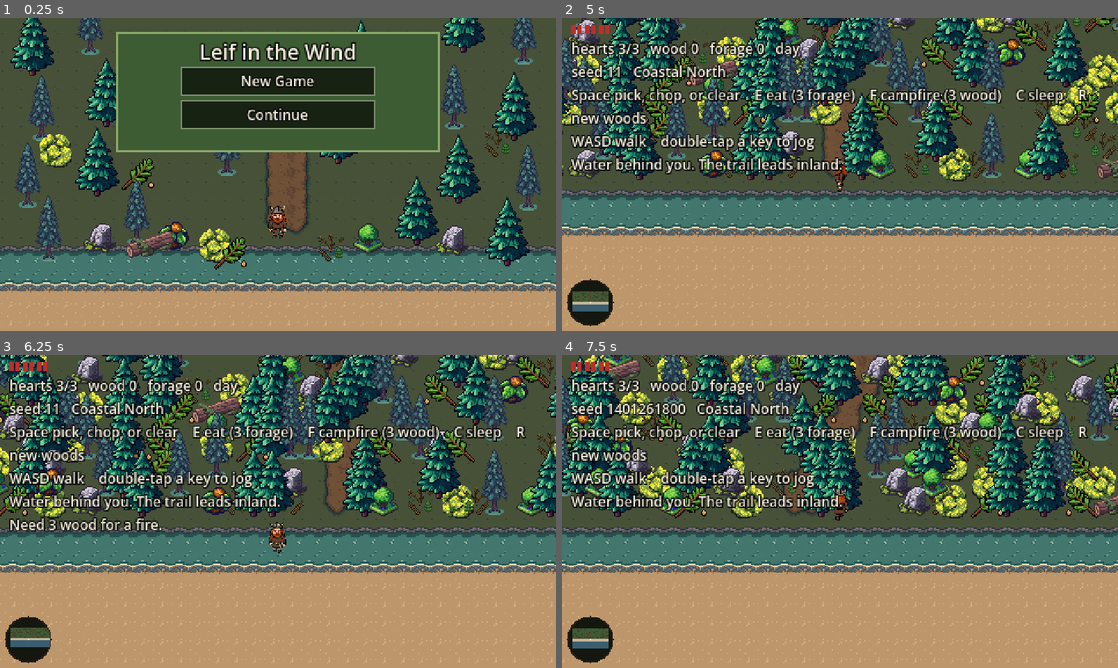
Above: before the commit, frames 1-4 (two rows, left to right).
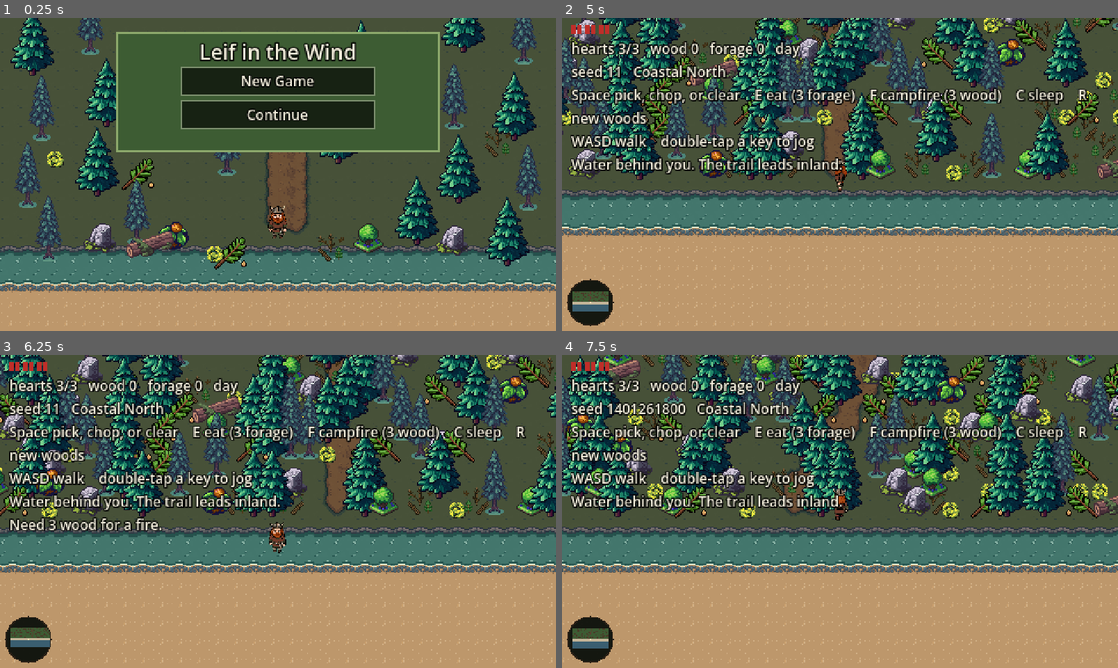
Above: after the commit, the same moments.

Repository: sam-dev-site/leif-in-the-wind
Game: Godot game, scene res://title/title.tscn
Two runs of this game, one before a commit and one after it. Both use one fixed random seed, a clock stepped at 60 frames per second and the inputs below.
Inputs:
- Up to frame 1 (0.25 s): no input
- Up to frame 2 (5 s): click "New Game" at 0.5 s; tap Enter at 1.25 s; hold D 1.28-2.03 s; tap R at 1.35, 4.35 s; tap Space at 1.52, 2.27, 3.77, 4.52 s; hold S 2.03-2.78 s; tap E at 2.1 s; hold D 2.78-3.53 s; tap F at 2.85 s; hold W 3.53-4.28 s; tap C at 3.6 s; hold A from 4.28 s (still down)
- Up to frame 3 (6.25 s): tap E at 5.1 s; tap Space at 5.27 s; release A at 5.78 s; hold S from 5.78 s (still down); tap F at 5.85 s
- Up to frame 4 (7.5 s): release S at 6.53 s; hold D 6.53-7.28 s; tap C at 6.6 s; tap Space at 6.77 s; hold W from 7.28 s (still down); tap R at 7.35 s

The runs differ from the first frame. In frame 1, 0.7% of the frame differs, in the area x 7-42%, y 37-79%; in frame 2, 2.2%; in frame 3, 1.5%; in frame 4, 3.1%, in the area x 4-100%, y 0-53%.

Commit message:
Stamp sphagnum at half size so the yellow cushions sit on the moss under Leif.
Co-authored-by: Cursor <cursoragent@cursor.com>

Diff:
--- a/game/tests/run.gd
+++ b/game/tests/run.gd
@@ -48,6 +48,7 @@
 	_test_title_menu()
 	_test_world_loads_in_slices()
 	_test_sphagnum_cushion_is_whole()
+	_test_sphagnum_is_smaller_than_leif()
 	if _failed > 0:
 		print("FAILED %d" % _failed)
 		quit(1)
@@ -996,6 +997,24 @@
 	_expect(whole, "the bottom-right of the cushion is part of the plant")
 
 
+func _test_sphagnum_is_smaller_than_leif() -> void:
+	print("sphagnum is smaller than leif")
+	var source := load("res://art/coastal_north/clutter_sphagnum.png") as Texture2D
+	_expect(source != null and source.get_width() == 32 and source.get_height() == 32, "the cushion picture stays 32")
+	var chunk := MapChunk.new()
+	var stamp := chunk._stamp_image("clutter", "sphagnum")
+	_expect(stamp != null, "sphagnum stamps onto the ground")
+	if stamp != null and source != null:
+		var drawn := int(round(float(source.get_width()) * MapChunk.SPHAGNUM_SCALE))
+		_expect(stamp.get_width() == drawn and stamp.get_height() == drawn, "the cushion is stamped at half size")
+		_expect(stamp.get_width() <= ChunkGenerator.TILE, "a cushion fits on one tile")
+		_expect(stamp.get_height() < int(64.0 * Player.SPRITE_SCALE), "a cushion is shorter than leif")
+		_expect(stamp.get_pixel(10, 11).a > 0.5, "the bottom-right of the small cushion is still the plant")
+	var needles := chunk._stamp_image("clutter", "needles")
+	_expect(needles != null and needles.get_width() == 32, "needles keep their own size")
+	chunk.free()
+
+
 func _test_world_loads_in_slices() -> void:
 	print("world loads in slices")
 	var world := World.new()
--- a/game/title/title.gd
+++ b/game/title/title.gd
@@ -253,7 +253,7 @@
 	_add_prop(picture, ART_SPRUCE, 312, 64)
 	_add_prop(picture, ART_FIR, 196, 140)
 	_add_prop(picture, ART_SPRUCE, 292, 128)
-	_add_prop(picture, ART_MOSS, 48, 130)
+	_add_prop(picture, ART_MOSS, 48, 130, false, "", MapChunk.SPHAGNUM_SCALE)
 	_add_prop(picture, ART_NEEDLES, 430, 124)
 	_add_prop(picture, ART_BRANCH, 120, 150)
 	# The shore in front of the menu.
@@ -265,14 +265,14 @@
 	_add_prop(picture, ART_ROCK, 390, 208)
 	_add_prop(picture, ART_BAKEAPPLE, 150, 204)
 	_add_prop(picture, ART_BLUEBERRY, 318, 206)
-	_add_prop(picture, ART_MOSS, 186, 212)
+	_add_prop(picture, ART_MOSS, 186, 212, false, "", MapChunk.SPHAGNUM_SCALE)
 	_add_prop(picture, ART_NEEDLES, 286, 214)
 	_add_prop(picture, ART_BRANCH, 200, 218)
 	_add_prop(picture, ART_FALLEN, 130, 210)
 	_add_prop(picture, ART_LEIF, 240, 190, true, "Leif")
 
 
-func _add_prop(parent: Node2D, path: String, x: float, y: float, player_scale: bool = false, node_name: String = "") -> void:
+func _add_prop(parent: Node2D, path: String, x: float, y: float, player_scale: bool = false, node_name: String = "", draw_scale: float = 1.0) -> void:
 	if not ResourceLoader.exists(path):
 		return
 	var tex := load(path) as Texture2D
@@ -287,6 +287,7 @@
 		sprite.offset = Vector2(0, Player.FEET_OFFSET_Y)
 		_leif = sprite
 	else:
+		sprite.scale = Vector2(draw_scale, draw_scale)
 		sprite.offset = Vector2(0, -float(tex.get_height()) * 0.5)
 	sprite.position = Vector2(x, y)
 	if node_name != "":
--- a/game/world/chunk.gd
+++ b/game/world/chunk.gd
@@ -20,6 +20,8 @@
 static var _stamp_cache: Dictionary = {}
 ## Keep the 32×32 ringed stump PNG. Draw it smaller so it fits a tile without flattening the rings.
 const STUMP_SCALE := 0.6
+## Keep the 32×32 cushion. Stamp it at half size so it sits on one tile, under Leif.
+const SPHAGNUM_SCALE := 0.5
 
 
 func use_wang(shared: WangTiles) -> void:
@@ -390,6 +392,12 @@
 	var img := tex.get_image()
 	if img != null and img.is_compressed():
 		img.decompress()
+	if species == "sphagnum" and img != null:
+		var side := maxi(1, int(round(float(img.get_width()) * SPHAGNUM_SCALE)))
+		var tall := maxi(1, int(round(float(img.get_height()) * SPHAGNUM_SCALE)))
+		if side != img.get_width() or tall != img.get_height():
+			img = img.duplicate()
+			img.resize(side, tall, Image.INTERPOLATE_NEAREST)
 	_stamp_cache[path] = img
 	return img
 
Not shown, changed: docs/BUGS.md
Not shown, changed: docs/DECISIONS.md
Not shown, changed: docs/STATUS.md
